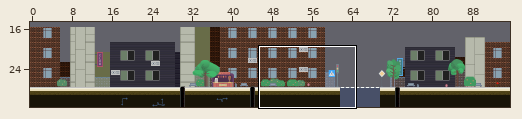
Level history. Tiled map (JSON): assets/tilemaps/level_1.json. Above: a wide view before the commit, with the close-up outlined.
Close-up. The starting point:
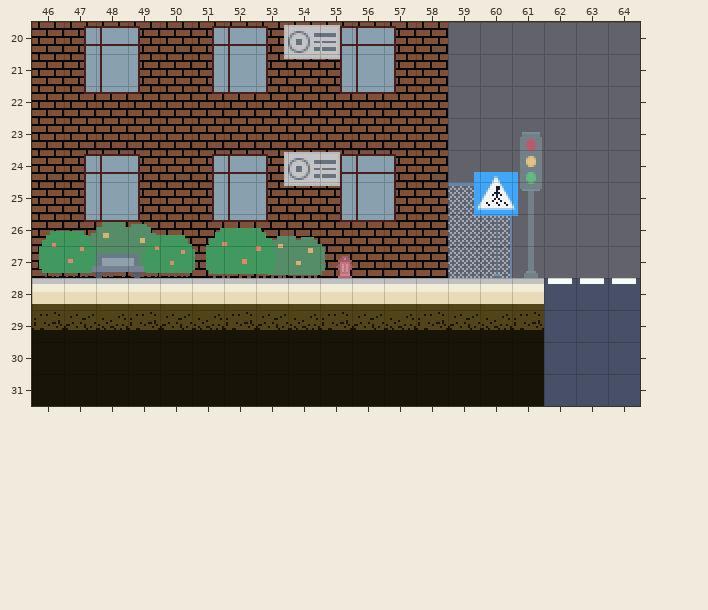
Cells are 16x16 px. Shown: x 46..64, y 20..31. The commit also changed other parts of the map, which this record leaves out.
After:
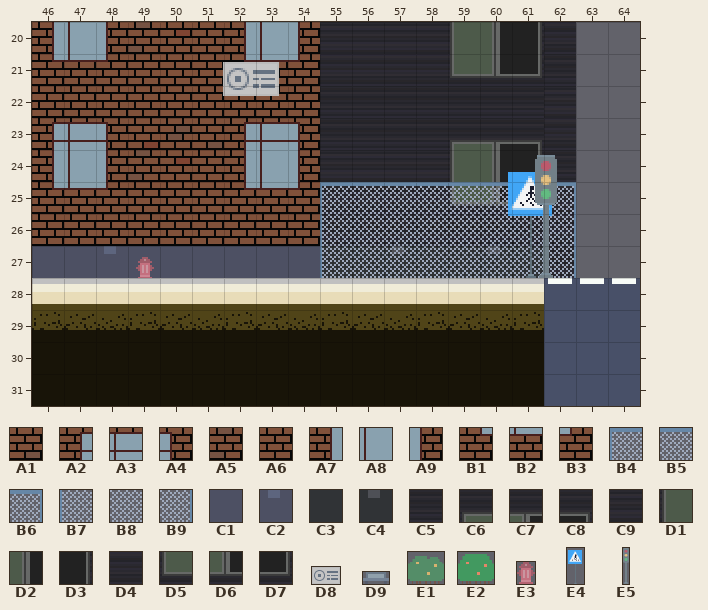
Key: from "bg": A1 2, A2 3, A3 4, A4 5, A5 16, A6 18, A7 19, A8 20, A9 21, B1 35, B2 36, B3 37, B4 86, B5 87, B6 88, B7 102, B8 103, B9 104, C1 112, C2 114, C3 144, C4 146, C5 203, C6 205, C7 206, C8 207, C9 219, D1 221, D2 222, D3 223, D4 235, D5 237, D6 238, D7 239; from "city_objects": D8 0 "air_conditioning", D9 1 "bench", E1 8 "bush_1", E2 9 "bush_2", E3 12 "fire_hydrant", E4 16 "road_sign_4", E5 20 "traffic_lights".
__ is an empty cell.
Objects are placed by their top-left corner, in cells (3,4 is the top-left corner of cell 3,4); size is 1x1 cell unless given.
Tiles replaced or removed in this view: A1, A2, A3, A4, A6, A7, A8, A9, B1, B2, B3, B6, B9.
Changes in this commit:
Changed rows in their new state; .. is an unchanged cell.
Layer "Background2":
first column x 46:
20 __ __ __ __ .. __ __ __ __ C9 C9 C9 C9 D1 D2 D3 D4
21 __ __ __ __ .. __ __ __ __ D4 D4 D4 D4 D5 D6 D7 C5
22 .. __ __ __ .. __ __ __ .. C5 C5 C5 C5 C5 C5 C5 C9
23 __ __ __ .. .. .. __ __ __ C5 C5 C5 C5 C6 C7 C8 D4
24 __ __ __ __ .. __ __ __ __ C9 C9 C9 C9 D1 D2 D3 C5
25 __ __ __ __ .. __ __ __ __ D4 D4 D4 D4 D5 D6 D7 C9
26 .. __ __ __ .. __ __ __ .. C5 C5 C5 C5 C5 C5 C5 D4
27 __ __ __ __ __ __ __ __ __ C3 C3 C4 C3 C3 C4 C3 C5
Layer "Background1":
first column x 46:
20 A7 A8 A9 A5 .. A6 A7 A8 A9 .. .. .. .. .. .. .. ..
21 B1 B2 B3 A6 .. A6 B1 B2 B3 .. .. .. .. .. .. .. ..
22 .. A6 A6 A6 .. A6 A6 A6 .. .. .. .. .. .. .. .. ..
23 A2 A3 A4 .. .. .. A2 A3 A4 .. .. .. .. .. .. .. ..
24 A7 A8 A9 A5 .. A6 A7 A8 A9 .. .. .. .. .. .. .. ..
25 B1 B2 B3 A6 .. A6 B1 B2 B3 B4 B5 B5 B5 .. B5 B5 B6
26 .. A6 A6 A6 .. A6 A6 A6 .. B7 B8 B8 B8 .. B8 B8 B9
27 C1 C1 C2 C1 C1 C1 C1 C1 C1 B7 B8 B8 B8 .. B8 B8 B9
Layer "CityObjects":
changed: D8 "air_conditioning" at 53.9,20.1 size 1.8x1.1 -> outside this view
changed: D8 "air_conditioning" at 53.9,24 size 1.8x1.1 -> D8 "air_conditioning" at 52,21.2 size 1.8x1.1
added: E4 "road_sign_4" at 60.7,24.5 size 1.7x3.5
added: E3 "fire_hydrant" at 49.2,27.3 size 0.6x0.7
added: E5 "traffic_lights" at 61.7,24.2 size 0.7x3.9
removed: E1 "bush_1" at 47.7,26 size 2.3x2
removed: E3 "fire_hydrant" at 55.5,27.3 size 0.6x0.7
removed: E2 "bush_2" at 49.5,26.6 size 1.6x1.4
removed: E2 "bush_2" at 46.2,26.4 size 1.8x1.5
removed: E4 "road_sign_4" at 59.7,24.5 size 1.7x3.5
removed: D9 "bench" at 47.9,27.2 size 1.6x0.8
removed: E5 "traffic_lights" at 61.3,23.4 size 0.7x4.6
removed: E1 "bush_1" at 53.3,26.5 size 1.9x1.6
removed: E2 "bush_2" at 51.4,26.3 size 2.2x1.7
